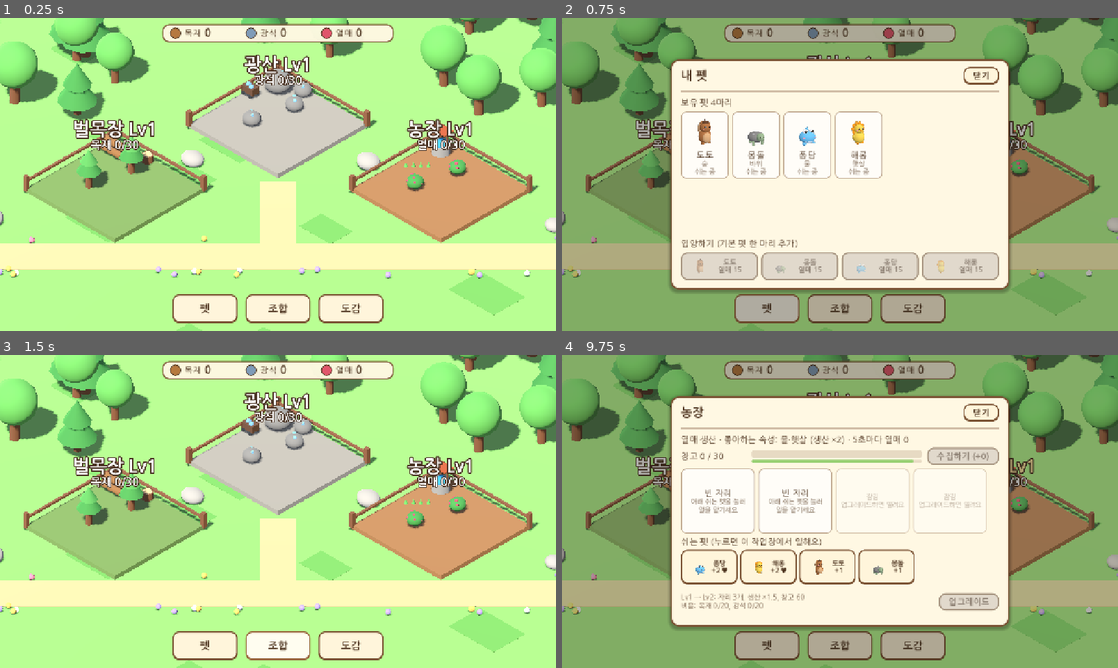
Above: before the commit, frames 1-4 (two rows, left to right).
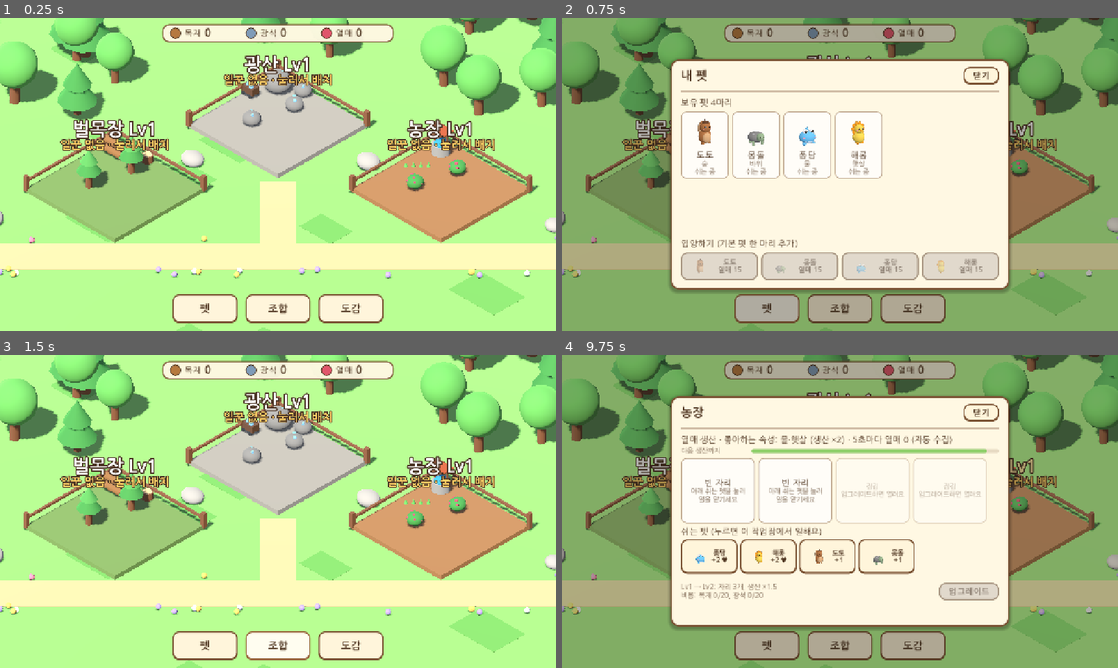
Above: after the commit, the same moments.

Repository: ojuos4545-ship-it/game
Game: Godot game, scene res://scenes/main/main.tscn
Two runs of this game, one before a commit and one after it. Both use one fixed random seed, a clock stepped at 60 frames per second and the inputs below.
Inputs (mouse positions are in pixels of both pictures, inside the frame that each line leads up to):
- Up to frame 1 (0.25 s): no input
- Up to frame 2 (0.75 s): click "펫" at 0.5 s
- Up to frame 3 (1.5 s): click "조합" at 1.25 s
- Up to frame 4 (9.75 s): click "도감" at 2 s; click "닫기" at 2.75 s; click "펫" at 3.5 s; click "조합" at 4.25 s; click "도감" at 5 s; click "닫기" at 5.75 s; click "펫" at 6.5 s; click "조합" at 7.25 s; click "도감" at 8 s; click "닫기" at 8.75 s; tap Enter at 9.5 s; move the mouse to (962, 495) at 9.52 s; click (962, 495) at 9.67 s

The runs differ from the first frame. In frame 1, 1.7% of the frame differs, in the area x 10-89%, y 17-43%; in frame 2, 0.5%; in frame 3, 1.7%; in frame 4, 8.5%, in the area x 10-89%, y 25-82%.

Commit message:
자동 수집: 생산된 자원이 바로 내 자원으로
- balance.json auto_collect (기본 켜짐, 끄면 기존 직접 수집 방식)
- 작업장 위 표시: 생산 속도 / 일꾼 없음 안내
- 작업장 창: 자동 수집 시 창고·수집 버튼 숨김, 다음 생산까지 막대는 유지
- 자동 점검 148개

Co-Authored-By: Claude Opus 5.5 <noreply@anthropic.com>
Claude-Session: https://claude.ai/code/session_01Qb6j2iUNcTBGG45nNc1M9e

Diff:
--- a/data/balance.json
+++ b/data/balance.json
@@ -2,5 +2,6 @@
 	"start_pets": ["doto", "mongdol", "pongdang", "haerong"],
 	"start_resources": { "wood": 0, "ore": 0, "berry": 0 },
 	"production_interval": 5.0,
-	"like_multiplier": 2.0
+	"like_multiplier": 2.0,
+	"auto_collect": true
 }
--- a/scenes/ui/workshop_view.gd
+++ b/scenes/ui/workshop_view.gd
@@ -5,6 +5,7 @@
 var workshop_id := ""
 
 var _info_label: Label
+var _storage_row: HBoxContainer
 var _storage_bar: ProgressBar
 var _storage_label: Label
 var _collect_button: Button
@@ -23,25 +24,33 @@
 	_info_label = UIParts.label("", &"", HORIZONTAL_ALIGNMENT_LEFT)
 	add_child(_info_label)
 
-	var storage := HBoxContainer.new()
-	storage.add_theme_constant_override("separation", 12)
-	add_child(storage)
+	# 다음 생산까지 남은 시간 막대
+	var timer_row := HBoxContainer.new()
+	timer_row.add_theme_constant_override("separation", 12)
+	add_child(timer_row)
+	var timer_label := UIParts.label("다음 생산까지", &"SmallLabel", HORIZONTAL_ALIGNMENT_LEFT)
+	timer_label.custom_minimum_size.x = 150
+	timer_row.add_child(timer_label)
+	_timer_bar = _make_bar(Color("8fcf6a"), 10)
+	_timer_bar.size_flags_horizontal = Control.SIZE_EXPAND_FILL
+	_timer_bar.size_flags_vertical = Control.SIZE_SHRINK_CENTER
+	timer_row.add_child(_timer_bar)
+
+	# 창고 + 수집 (자동 수집이 꺼져 있을 때만 보임)
+	_storage_row = HBoxContainer.new()
+	_storage_row.add_theme_constant_override("separation", 12)
+	add_child(_storage_row)
 	_storage_label = UIParts.label("", &"", HORIZONTAL_ALIGNMENT_LEFT)
 	_storage_label.custom_minimum_size.x = 150
-	storage.add_child(_storage_label)
-	var bars := VBoxContainer.new()
-	bars.size_flags_horizontal = Control.SIZE_EXPAND_FILL
-	bars.alignment = BoxContainer.ALIGNMENT_CENTER
-	storage.add_child(bars)
+	_storage_row.add_child(_storage_label)
 	_storage_bar = _make_bar(Color("b5793f"), 18)
-	bars.add_child(_storage_bar)
-	_timer_bar = _make_bar(Color("8fcf6a"), 6)
-	_timer_bar.tooltip_text = "다음 생산까지"
-	bars.add_child(_timer_bar)
+	_storage_bar.size_flags_horizontal = Control.SIZE_EXPAND_FILL
+	_storage_bar.size_flags_vertical = Control.SIZE_SHRINK_CENTER
+	_storage_row.add_child(_storage_bar)
 	_collect_button = Button.new()
 	_collect_button.name = "CollectButton"
 	_collect_button.pressed.connect(_on_collect)
-	storage.add_child(_collect_button)
+	_storage_row.add_child(_collect_button)
 
 	_slots_row = HBoxContainer.new()
 	_slots_row.add_theme_constant_override("separation", 8)
@@ -96,9 +105,11 @@
 	for e in ws.likes:
 		liked.append(DataDB.get_element(e).name)
 	var interval: float = DataDB.balance.production_interval
-	_info_label.text = "%s 생산 · 좋아하는 속성: %s (생산 ×%s) · %s초마다 %s %s" % [
+	_info_label.text = "%s 생산 · 좋아하는 속성: %s (생산 ×%s) · %s초마다 %s %s%s" % [
 		res.name, "·".join(liked), Iso.fmt(DataDB.balance.like_multiplier),
-		Iso.fmt(interval), res.name, Iso.fmt(WorkshopSystem.total_output(workshop_id))]
+		Iso.fmt(interval), res.name, Iso.fmt(WorkshopSystem.total_output(workshop_id)),
+		" (자동 수집)" if WorkshopSystem.auto_collect() else ""]
+	_storage_row.visible = not WorkshopSystem.auto_collect()
 
 	var cap := WorkshopSystem.capacity(workshop_id)
 	var stored := WorkshopSystem.stored(workshop_id)
@@ -206,9 +217,10 @@
 	for id in DataDB.resource_ids:
 		if nxt.upgrade_cost.has(id):
 			parts.append("%s %d/%d" % [DataDB.get_resource(id).name, GameState.get_resource(id), nxt.upgrade_cost[id]])
-	_upgrade_label.text = "Lv%d → Lv%d: 자리 %d개, 생산 ×%s, 창고 %d\n비용: %s" % [
+	var cap_text := "" if WorkshopSystem.auto_collect() else ", 창고 %d" % nxt.capacity
+	_upgrade_label.text = "Lv%d → Lv%d: 자리 %d개, 생산 ×%s%s\n비용: %s" % [
 		WorkshopSystem.level(workshop_id), WorkshopSystem.level(workshop_id) + 1,
-		nxt.slots, Iso.fmt(nxt.bonus), nxt.capacity, ", ".join(parts)]
+		nxt.slots, Iso.fmt(nxt.bonus), cap_text, ", ".join(parts)]
 	_upgrade_button.disabled = not WorkshopSystem.check_upgrade(workshop_id).is_empty()
 
 
--- a/scenes/workshops/workshop_plot.gd
+++ b/scenes/workshops/workshop_plot.gd
@@ -233,7 +233,15 @@
 	var cap := WorkshopSystem.capacity(workshop_id)
 	var stored_i := int(floor(WorkshopSystem.stored(workshop_id) + 0.001))
 	_name_label.text = "%s Lv%d" % [info.name, WorkshopSystem.level(workshop_id)]
-	if WorkshopSystem.is_full(workshop_id):
+	if WorkshopSystem.auto_collect():
+		var rate := WorkshopSystem.total_output(workshop_id)
+		if rate > 0.0:
+			_status_label.text = "%s +%s / %s초" % [res_name, Iso.fmt(rate), Iso.fmt(DataDB.balance.production_interval)]
+			_status_label.modulate = Color.WHITE
+		else:
+			_status_label.text = "일꾼 없음 · 눌러서 배치"
+			_status_label.modulate = Color("ffd166")
+	elif WorkshopSystem.is_full(workshop_id):
 		_status_label.text = "%s 가득! 눌러서 수집" % res_name
 		_status_label.modulate = Color("ffd166")
 	else:
--- a/scripts/autoload/data_db.gd
+++ b/scripts/autoload/data_db.gd
@@ -211,7 +211,7 @@
 		if not pets.has(pet_id):
 			errors.append("balance.json 시작 펫 '%s'이(가) pets.json에 없음" % pet_id)
 	_check_cost(balance.get("start_resources", {}), "balance.json start_resources")
-	for key in ["production_interval", "like_multiplier"]:
+	for key in ["production_interval", "like_multiplier", "auto_collect"]:
 		if not balance.has(key):
 			errors.append("balance.json: '%s' 없음" % key)
 	balance.start_resources = _int_cost(balance.get("start_resources", {}))
--- a/scripts/systems/workshop_system.gd
+++ b/scripts/systems/workshop_system.gd
@@ -1,5 +1,6 @@
 class_name WorkshopSystem
 ## 작업장 규칙: 펫 배치·회수, 생산량 계산, 생산(한 번), 수집, 업그레이드.
+## 자동 수집(balance.json auto_collect = true)이면 생산된 자원이 바로 내 자원으로 들어간다.
 ## 생산량(펫 한 마리, 한 번) = 작업력 × 적성(좋아하는 속성이면 like_multiplier, 아니면 1) × 레벨 보너스
 
 
@@ -119,7 +120,13 @@
 		GameState.produced.emit(ws, p.uid, out)
 	if made > 0.0:
 		GameState.set_workshop_stored(ws, amount)
+		if auto_collect():
+			collect(ws)
 	return made
+
+
+static func auto_collect() -> bool:
+	return DataDB.balance.get("auto_collect", false)
 
 
 static func is_full(ws: String) -> bool:
--- a/tests/test_runner.gd
+++ b/tests/test_runner.gd
@@ -322,7 +322,8 @@
 
 
 func _test_stage5_rules() -> void:
-	print("[5단계] 배치 · 생산 · 수집")
+	print("[5단계] 배치 · 생산 · 수집 (직접 수집 방식)")
+	DataDB.balance.auto_collect = false
 	GameState.new_game()
 	check(DataDB.get_workshop_level("lumber", 1).slots == 2 and DataDB.max_workshop_level("lumber") == 3, "작업장 레벨 데이터 (Lv1 자리 2, 최고 Lv3)")
 	check(WorkshopSystem.likes("doto", "lumber") and not WorkshopSystem.likes("doto", "mine"), "도토(숲)는 벌목장을 좋아함")
@@ -363,6 +364,23 @@
 	WorkshopSystem.tick("farm")
 	check(is_equal_approx(WorkshopSystem.stored("farm"), 4.8), "소수 생산 누적 (2.4 + 2.4 = 4.8)")
 	check(WorkshopSystem.collect("farm") == 4 and is_equal_approx(WorkshopSystem.stored("farm"), 0.8), "수집은 정수만, 남은 0.8은 창고에")
+	DataDB.balance.auto_collect = true
+	GameState.new_game()
+
+	print("[5단계+] 자동 수집")
+	check(WorkshopSystem.auto_collect(), "기본 설정: 자동 수집 켜짐")
+	WorkshopSystem.assign(_uid_of("doto"), "lumber")
+	WorkshopSystem.tick("lumber")
+	check(GameState.get_resource("wood") == 2 and WorkshopSystem.stored("lumber") == 0.0, "생산하면 바로 내 자원으로 (목재 2)")
+	for i in 30:
+		WorkshopSystem.tick("lumber")
+	check(GameState.get_resource("wood") == 62, "창고 한도와 상관없이 계속 쌓임 (목재 62)")
+	var bear2 := GameState.add_pet("ikkigom", true)
+	WorkshopSystem.assign(bear2, "farm")
+	WorkshopSystem.tick("farm")
+	check(GameState.get_resource("berry") == 2 and is_equal_approx(WorkshopSystem.stored("farm"), 0.4), "소수 부분(0.4)은 다음 생산에 합쳐짐")
+	WorkshopSystem.tick("farm")
+	check(GameState.get_resource("berry") == 4 and is_equal_approx(WorkshopSystem.stored("farm"), 0.8), "2.4 + 2.4 = 4.8 → 열매 4, 남은 0.8")
 	GameState.new_game()
 
 
@@ -389,7 +407,8 @@
 
 
 func _test_stage5_screen() -> void:
-	print("[5단계] 작업장 창")
+	print("[5단계] 작업장 창 (직접 수집 방식)")
+	DataDB.balance.auto_collect = false
 	GameState.new_game()
 	var main: Node = load(ProjectSettings.get_setting("application/run/main_scene")).instantiate()
 	add_child(main)
@@ -417,12 +436,17 @@
 	check(not up.disabled, "자원 충분하면 업그레이드 버튼 활성")
 	up.pressed.emit()
 	check(WorkshopSystem.level("lumber") == 2 and view._slots_row.get_child(2).modulate.a == 1.0, "업그레이드 → 세 번째 자리 열림")
+	check(view._storage_row.visible, "직접 수집 방식: 창고·수집 버튼 보임")
+	DataDB.balance.auto_collect = true
+	view.refresh()
+	check(not view._storage_row.visible and view._info_label.text.contains("자동 수집"), "자동 수집 방식: 창고·수집 버튼 숨김")
 	main.queue_free()
 	GameState.new_game()
 
 
 func _test_stage5_world() -> void:
 	print("[5단계] 일하는 모습 (3D)")
+	DataDB.balance.auto_collect = false
 	GameState.new_game()
 	var main: Node = load(ProjectSettings.get_setting("application/run/main_scene")).instantiate()
 	add_child(main)
@@ -474,6 +498,11 @@
 	click.pressed = true
 	area.input_event.emit(null, click, Vector3.ZERO, Vector3.UP, 0)
 	check(hud.windows.workshop.visible, "작업장 클릭 → 작업장 창 열림")
+	DataDB.balance.auto_collect = true
+	GameState.new_game()
+	check(plot.get_status_text() == "일꾼 없음 · 눌러서 배치", "자동 수집: 빈 작업장 안내 — " + plot.get_status_text())
+	WorkshopSystem.assign(_uid_of("doto"), "lumber")
+	check(plot.get_status_text() == "목재 +2 / 5초", "자동 수집: 작업장 위 생산 속도 — " + plot.get_status_text())
 	main.queue_free()
 	GameState.new_game()
 
